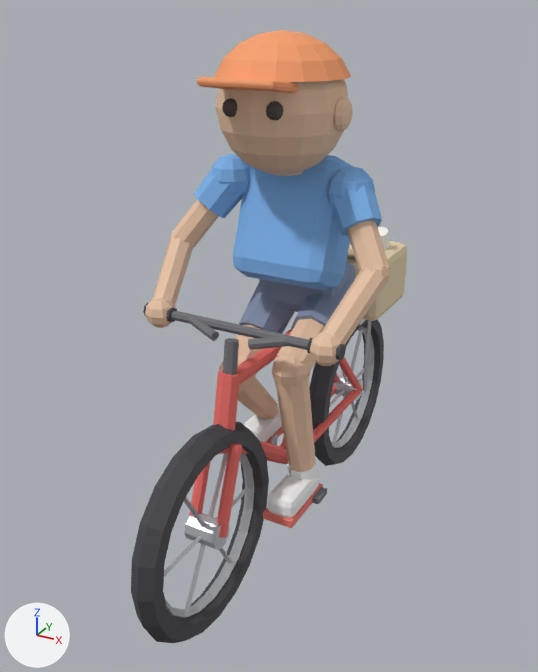
The glTF model Data/SampleProjects/PaperKid/Sources/KidBike.glb, before and after one commit.
Before and after are seen from a 50 mm camera at (1.08, -2.11, 1.84) aimed at (-0.05, -0.06, 0.81). Arrows for +X, +Y and +Z are at lower left; the lights stay in place. The first picture is the older version. Vertices at exactly the same position are counted once.

Objects in the first picture: 'KidBike'.
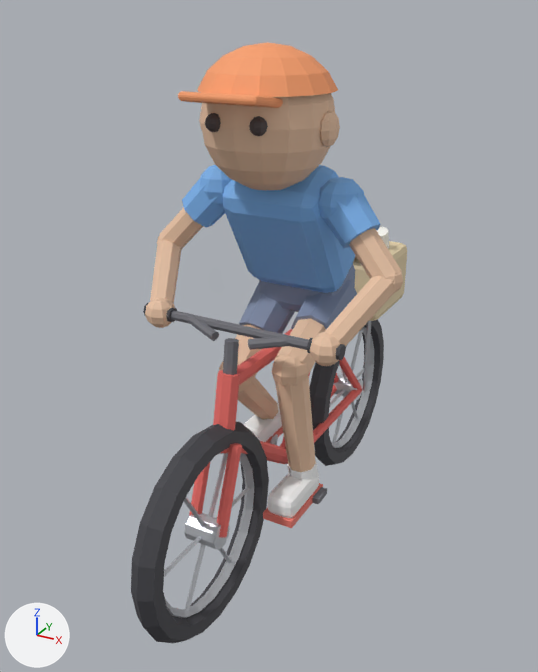
Commit message: PaperKid: the kid leans forward over the bars

Changed parts and their boxes (x1, y1, x2, y2) in the pictures (538 x 672 px; the box of a moved part takes in the faces that stretch with it):
'KidBike', reshaped
    before: (131, 30, 407, 643)
    after: (131, 42, 407, 643)
part 1 of me_kidbike, moved or reshaped
    before: (233, 155, 352, 290)
    after: (223, 165, 355, 293)
part 2 of me_kidbike, moved or reshaped
    before: (211, 154, 250, 199)
    after: (199, 165, 232, 209)
part 3 of me_kidbike, moved or reshaped
    before: (194, 169, 242, 218)
    after: (182, 177, 225, 227)
part 4 of me_kidbike, moved or reshaped
    before: (326, 166, 375, 207)
    after: (318, 177, 364, 223)
part 5 of me_kidbike, moved or reshaped
    before: (331, 185, 382, 236)
    after: (323, 195, 381, 249)
part 6 of me_kidbike, moved or reshaped
    before: (216, 79, 348, 175)
    after: (200, 93, 335, 190)
part 7 of me_kidbike, moved or reshaped
    before: (334, 96, 353, 132)
    after: (320, 110, 340, 147)
part 8 of me_kidbike, moved or reshaped
    before: (172, 199, 219, 248)
    after: (160, 208, 203, 250)
part 9 of me_kidbike, moved or reshaped (mostly hidden)
    before: (169, 232, 193, 247)
    after: (157, 234, 161, 244)
part 10 of me_kidbike, moved or reshaped
    before: (152, 237, 194, 306)
    after: (150, 239, 181, 303)
part 11 of me_kidbike, moved or reshaped
    before: (348, 221, 390, 272)
    after: (349, 228, 401, 279)
part 12 of me_kidbike, moved or reshaped
    before: (369, 264, 390, 283)
    after: (388, 267, 403, 293)
part 13 of me_kidbike, moved or reshaped
    before: (322, 267, 386, 345)
    after: (324, 276, 399, 346)
part 14 of me_kidbike, moved or reshaped
    before: (222, 98, 237, 117)
    after: (205, 113, 221, 132)
part 15 of me_kidbike, moved or reshaped
    before: (266, 101, 283, 121)
    after: (249, 116, 268, 136)
part 16 of me_kidbike, moved or reshaped
    before: (214, 30, 351, 82)
    after: (198, 42, 338, 97)
part 17 of me_kidbike, moved or reshaped
    before: (197, 77, 298, 93)
    after: (178, 91, 283, 108)

Patch to the scene script:
```diff
--- a/Data/SampleProjects/PaperKid/Sources/KidBike.glb.py
+++ b/Data/SampleProjects/PaperKid/Sources/KidBike.glb.py
@@ me_kidbike @@
-me_kidbike.from_pydata(...)  # 2571 vertices, 4808 faces; spans x -0.39..0.39, y -0.9..0.9, z 0.0..1.78
+me_kidbike.from_pydata(...)  # 2571 vertices, 4808 faces; spans x -0.43..0.43, y -0.9..0.9, z 0.0..1.75
+# me_kidbike part 1: the loose piece of 56 vertices spanning x -0.18..0.18, y -0.12..0.19, z 0.99..1.41 is turned 51.3 degrees about the x axis through its middle, then moved by (0.0, -0.03, -0.02)
+# me_kidbike part 2: the loose piece of 52 vertices spanning x -0.28..-0.14, y -0.09..0.06, z 1.25..1.4 is moved by (0.0, -0.07, -0.02)
+# me_kidbike part 3: the loose piece of 16 vertices spanning x -0.33..-0.15, y -0.12..0.04, z 1.2..1.37 is multiplied about its middle by the matrix ((0.748, 0.663, 0.036), (-0.645, 0.712, 0.275), (0.157, -0.229, 0.961)), then moved by (-0.01, -0.06, -0.02)
+# me_kidbike part 4: the loose piece of 52 vertices spanning x 0.14..0.28, y -0.09..0.06, z 1.25..1.4 is moved by (0.0, -0.07, -0.02)
+# me_kidbike part 5: the loose piece of 16 vertices spanning x 0.15..0.33, y -0.12..0.04, z 1.2..1.37 is multiplied about its middle by the matrix ((0.748, -0.663, -0.036), (0.645, 0.712, 0.275), (-0.157, -0.229, 0.961)), then moved by (0.01, -0.06, -0.02)
+# me_kidbike part 6: the loose piece of 146 vertices spanning x -0.2..0.2, y -0.26..0.12, z 1.37..1.77 is moved by (0.0, -0.09, -0.03)
+# me_kidbike part 7: the loose piece of 42 vertices spanning x 0.17..0.22, y -0.12..-0.02, z 1.51..1.61 is moved by (0.0, -0.09, -0.03)
+# me_kidbike part 8: the loose piece of 16 vertices spanning x -0.38..-0.23, y -0.16..-0.03, z 1.09..1.26 is multiplied about its middle by the matrix ((0.748, 0.663, 0.036), (-0.645, 0.712, 0.275), (0.157, -0.229, 0.961)), then moved by (-0.03, -0.03, -0.01)
+# me_kidbike part 9: the loose piece of 42 vertices spanning x -0.39..-0.3, y -0.17..-0.08, z 1.08..1.17 is moved by (-0.04, -0.01, -0.01)
+# me_kidbike part 10: the loose piece of 16 vertices spanning x -0.38..-0.26, y -0.36..-0.1, z 0.92..1.15 is multiplied about its middle by the matrix ((0.942, -0.315, 0.118), (0.303, 0.947, 0.111), (-0.147, -0.068, 0.987)), then moved by (-0.02, -0.01, 0.0)
+# me_kidbike part 11: the loose piece of 16 vertices spanning x 0.23..0.38, y -0.16..-0.03, z 1.09..1.26 is multiplied about its middle by the matrix ((0.748, -0.663, -0.036), (0.645, 0.712, 0.275), (-0.157, -0.229, 0.961)), then moved by (0.03, -0.03, -0.01)
+# me_kidbike part 12: the loose piece of 42 vertices spanning x 0.3..0.39, y -0.17..-0.08, z 1.08..1.17 is moved by (0.04, -0.01, -0.01)
+# me_kidbike part 13: the loose piece of 16 vertices spanning x 0.26..0.38, y -0.36..-0.1, z 0.92..1.15 is multiplied about its middle by the matrix ((0.942, 0.315, -0.118), (-0.303, 0.947, 0.111), (0.147, -0.068, 0.987)), then moved by (0.02, -0.01, 0.0)
+# me_kidbike part 14: the loose piece of 42 vertices spanning x -0.1..-0.04, y -0.27..-0.22, z 1.55..1.61 is moved by (0.0, -0.09, -0.03)
+# me_kidbike part 15: the loose piece of 42 vertices spanning x 0.04..0.1, y -0.27..-0.22, z 1.55..1.61 is moved by (0.0, -0.09, -0.03)
+# me_kidbike part 16: the loose piece of 65 vertices spanning x -0.2..0.2, y -0.27..0.13, z 1.66..1.78 is moved by (0.0, -0.09, -0.03)
+# me_kidbike part 17: the loose piece of 56 vertices spanning x -0.12..0.12, y -0.34..-0.18, z 1.62..1.67 is moved by (0.0, -0.09, -0.03)
+# other edits to the shape of me_kidbike do not show in these pictures
 me_kidbike.materials.append(mat_tyre)
```
